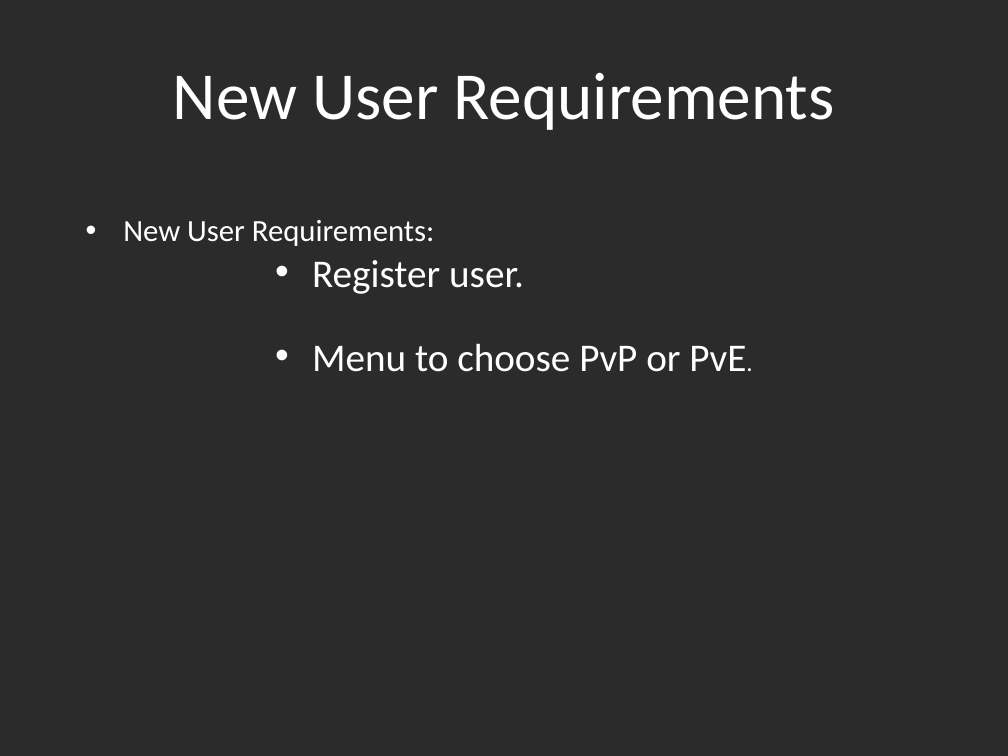
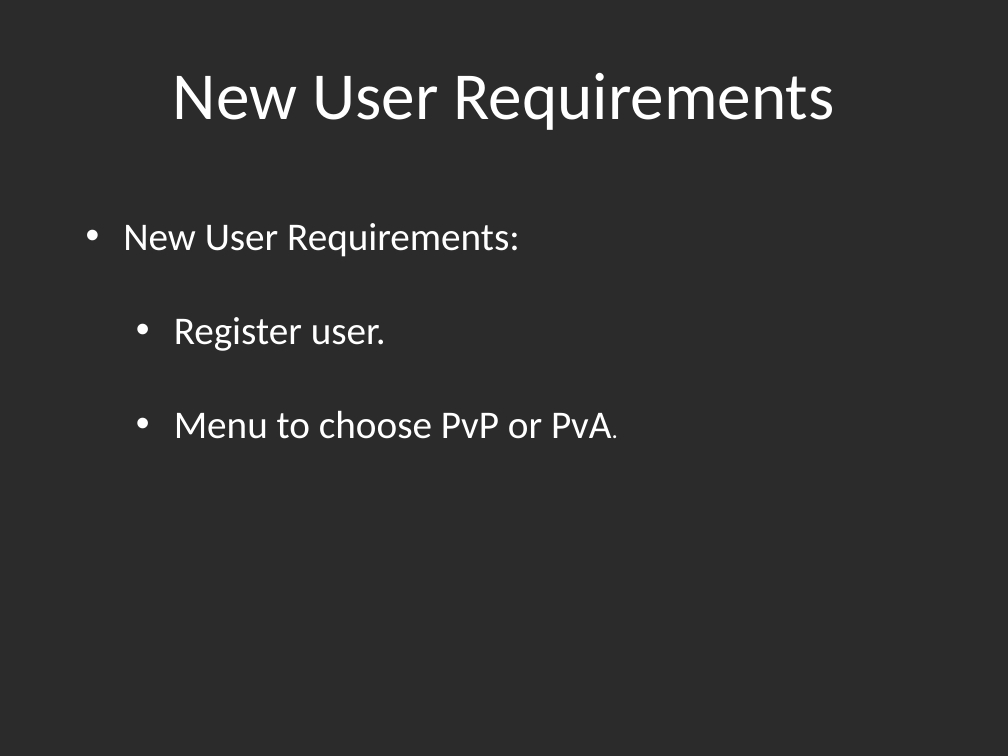
Before and after one commit to Amatarasu/A-Team, a slide deck: slide 5 of Power Point Presentation.pptx. Drawn at 1008x756 pixels with LibreOffice and Linux fonts; fonts in the diff are those of the drawing; background and template pictures are left out; a plain dark background stands for a picture behind light text. Boxes give left, top, right and bottom in pixels: in the first picture for what was removed or moved away, otherwise in the second. Text is boxed around its words. In the diff, an @@ line names an element or a change of style, - is before the commit and + after.

```diff
--- a/Power Point Presentation.pptx
+++ b/Power Point Presentation.pptx
@@ text at [123, 223, 520, 351]: size 22 to 28 pt in "New User Requirements:"; indent changed; list level 6 to 2 in "Register user." @@
@@ text at [174, 410, 612, 439]: text changed @@
-          • Menu to choose PvP or PvE.
+  • Menu to choose PvP or PvA.
```
Also in this commit, not shown: 7 other slides changed, 2 other files.
